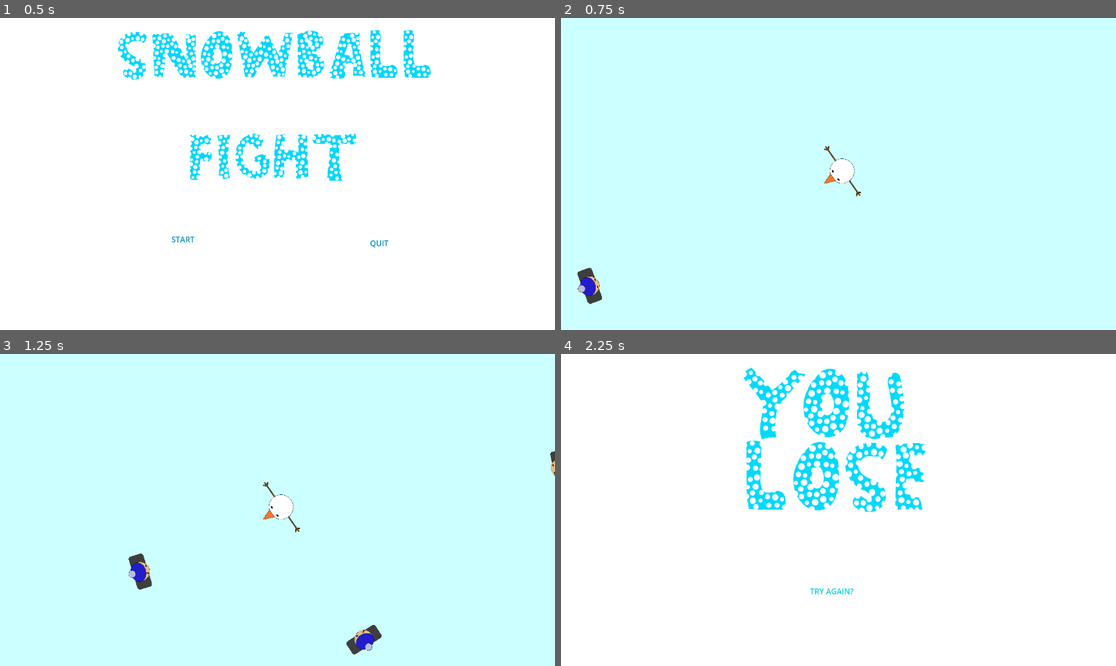
Above: before the commit, frames 1-4 (two rows, left to right).
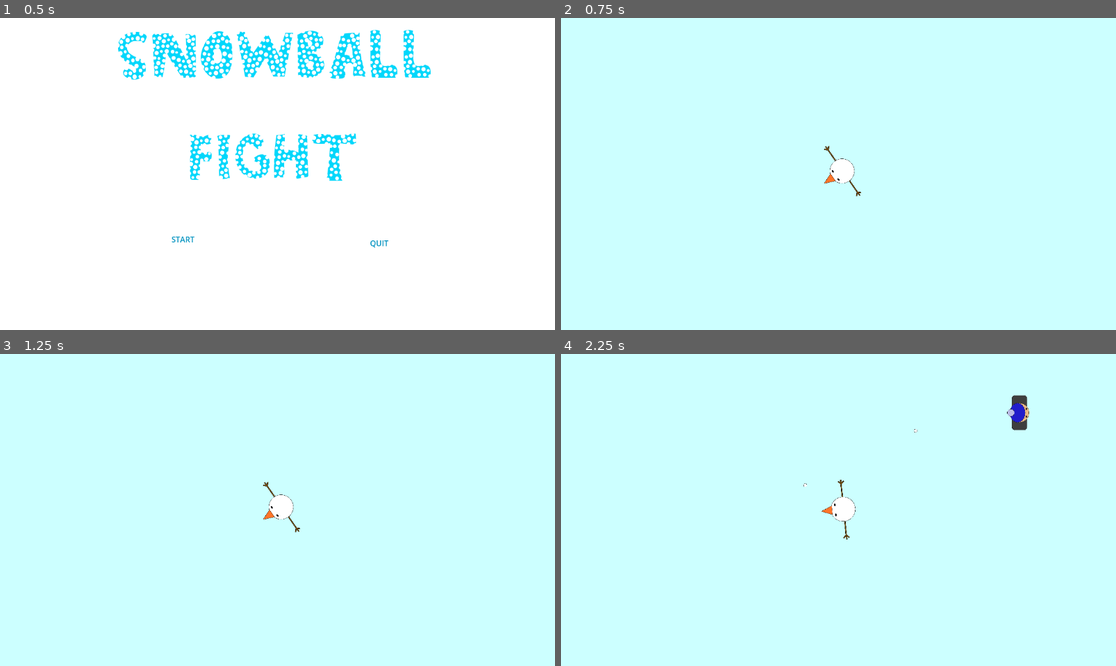
Above: after the commit, the same moments.

Repository: jesspancakes/topdownshooter
Game: Godot game, scene res://title_screen.tscn
Same seed, same stepped clock (60 frames per second), same inputs: the game is played once before the commit and once after it.
Inputs (mouse positions are in pixels of both pictures, inside the frame that each line leads up to):
- Up to frame 1 (0.5 s): no input
- Up to frame 2 (0.75 s): click "START" at 0.5 s
- Up to frame 3 (1.25 s): no input
- Up to frame 4 (2.25 s): move the mouse to (960, 494) at 1.27 s; hold Right (ui_right) 1.28-2.03 s; click (960, 494) at 1.35 s; move the mouse to (727, 525) at 2.02 s; hold Down (ui_down) from 2.03 s (still down); click (727, 525) at 2.1 s

Frame 1 is identical in both runs. In frame 2, 0.3% of the frame differs, in the area x 2-8%, y 79-92%; in frame 3, 0.7%; in frame 4, 99%, in the area x 0-100%, y 0-100%.

Commit message:
still fixing enemies...

Diff:
--- a/snowman2/Bullet.tscn
+++ b/snowman2/Bullet.tscn
@@ -1,5 +1,6 @@
-[gd_scene load_steps=3 format=3 uid="uid://dqx8btj3mblox"]
+[gd_scene load_steps=4 format=3 uid="uid://dqx8btj3mblox"]
 
+[ext_resource type="Script" path="res://bullet.gd" id="1_0uu8a"]
 [ext_resource type="Texture2D" uid="uid://djcbh6daksf8r" path="res://snowball2.png" id="1_a0l7j"]
 
 [sub_resource type="CircleShape2D" id="CircleShape2D_5pse7"]
@@ -9,6 +10,7 @@
 collision_layer = 6
 collision_mask = 6
 gravity_scale = 0.0
+script = ExtResource("1_0uu8a")
 
 [node name="CollisionShape2D" type="CollisionShape2D" parent="."]
 shape = SubResource("CircleShape2D_5pse7")
@@ -17,3 +19,5 @@
 position = Vector2(-3.57628e-07, -3.57628e-07)
 scale = Vector2(0.0777778, 0.0777778)
 texture = ExtResource("1_a0l7j")
+
+[connection signal="body_entered" from="." to="." method="_on_body_entered"]
--- a/snowman2/bullet.gd
+++ b/snowman2/bullet.gd
@@ -1,8 +1,12 @@
-extends CharacterBody2D
+extends RigidBody2D
 
 var speed = 300
 
 
-func _physics_process(delta):
 
-	var collision_info = move_and_collide(velocity.normalized() * delta * speed)
+
+
+func _on_body_entered(body: Node) -> void:
+	if body.alive:
+			body.die()
+			queue_free()
--- a/snowman2/enemy.tscn
+++ b/snowman2/enemy.tscn
@@ -1,6 +1,6 @@
 [gd_scene load_steps=6 format=3 uid="uid://bxamo37wsnbm7"]
 
-[ext_resource type="Script" path="res://enemy.gd" id="1_da0dm"]
+[ext_resource type="Script" path="res://enemy2.gd" id="1_5iitj"]
 [ext_resource type="Texture2D" uid="uid://nhac4aysysxx" path="res://enemy.png" id="2_f5k4y"]
 [ext_resource type="AudioStream" uid="uid://bcq8k0o7rdwb" path="res://snowballhit.wav" id="3_jx0pn"]
 
@@ -8,13 +8,13 @@
 size = Vector2(31, 71)
 
 [sub_resource type="CapsuleShape2D" id="CapsuleShape2D_tff1l"]
-radius = 32.0
+radius = 27.0
 height = 90.0
 
 [node name="Enemy" type="CharacterBody2D"]
-collision_layer = 3
-collision_mask = 3
-script = ExtResource("1_da0dm")
+collision_layer = 7
+collision_mask = 7
+script = ExtResource("1_5iitj")
 
 [node name="CollisionShape2D" type="CollisionShape2D" parent="."]
 position = Vector2(-7.5, 1.5)
--- /dev/null
+++ b/snowman2/enemy2.gd
@@ -0,0 +1,45 @@
+extends CharacterBody2D
+
+@onready var main = get_node("/root/World")
+@onready var player = get_node("/root/World/Player")
+
+
+signal hit_player
+
+var alive : bool
+var entered : bool
+var speed : int = 100
+var direction : Vector2
+
+func _ready():
+	var screen_rect = get_viewport_rect()
+	alive = true
+	entered = false
+	#pick a direction for the entrance
+	var dist = screen_rect.get_center() - position
+	#check if need to move horizontally or vertically
+	if abs(dist.x) > abs(dist.y):
+		#move horizontally
+		direction.x = dist.x
+		direction.y = 0
+	else:
+		#move vertically
+		direction.x = 0
+		direction.y = dist.y
+
+func _physics_process(_delta):
+	if alive:
+		direction = (player.position - position)
+		direction = direction.normalized()
+		velocity = direction * speed
+		move_and_slide()
+	else:
+		pass
+
+
+func die():
+	print("hello")
+	$Sprite2D.texture = preload("res://snowman2.png")
+	set_physics_process(false)
+	$CPUParticles2D.emitting = true
+	$AudioStreamPlayer2D.play()
--- /dev/null
+++ b/snowman2/enemy_spawner.gd
@@ -0,0 +1,17 @@
+extends Node2D
+
+@onready var world = get_node("/root/World")
+
+var enemy_scene := preload("res://enemy.tscn")
+var spawn_points := []
+
+func _ready():
+	for i in get_children():
+		if i is Marker2D:
+			spawn_points.append(i)
+
+func _on_timer_timeout() -> void:
+	var spawn = spawn_points[randi() % spawn_points.size()]
+	var enemy = enemy_scene.instantiate()
+	enemy.position = spawn.position
+	world.add_child(enemy)
--- /dev/null
+++ b/snowman2/enemy_spawner.tscn
@@ -0,0 +1,26 @@
+[gd_scene load_steps=2 format=3 uid="uid://dkovernmhu711"]
+
+[ext_resource type="Script" path="res://enemy_spawner.gd" id="1_axl8e"]
+
+[node name="EnemySpawner" type="Node2D"]
+script = ExtResource("1_axl8e")
+
+[node name="Marker2D" type="Marker2D" parent="."]
+position = Vector2(800, -144)
+
+[node name="Marker2D2" type="Marker2D" parent="."]
+position = Vector2(592, 552)
+
+[node name="Marker2D3" type="Marker2D" parent="."]
+position = Vector2(-552, 432)
+
+[node name="Marker2D4" type="Marker2D" parent="."]
+position = Vector2(-544, -376)
+
+[node name="Marker2D5" type="Marker2D" parent="."]
+position = Vector2(312, -632)
+
+[node name="Timer" type="Timer" parent="."]
+autostart = true
+
+[connection signal="timeout" from="Timer" to="." method="_on_timer_timeout"]
--- a/snowman2/world.tscn
+++ b/snowman2/world.tscn
@@ -3,7 +3,7 @@
 [ext_resource type="Script" path="res://world.gd" id="1_jxlf4"]
 [ext_resource type="PackedScene" uid="uid://2ghgmyrnmb6w" path="res://wall.tscn" id="1_lg3py"]
 [ext_resource type="PackedScene" uid="uid://y16sff748yh5" path="res://Player.tscn" id="2_xphvb"]
-[ext_resource type="PackedScene" uid="uid://bxamo37wsnbm7" path="res://enemy.tscn" id="4_x3yku"]
+[ext_resource type="PackedScene" uid="uid://dkovernmhu711" path="res://enemy_spawner.tscn" id="5_5hvr0"]
 [ext_resource type="AudioStream" uid="uid://dd7u7n8idl6pq" path="res://653157__mikewhite12__happy-winter-loop-music.mp3" id="5_admuu"]
 
 [sub_resource type="StandardMaterial3D" id="StandardMaterial3D_o2ijb"]
@@ -975,15 +975,8 @@
 [node name="Player" parent="." instance=ExtResource("2_xphvb")]
 position = Vector2(-24, -32)
 
-[node name="Enemy" parent="Player" instance=ExtResource("4_x3yku")]
-position = Vector2(-624, 280)
-
-[node name="Enemy2" parent="Player" instance=ExtResource("4_x3yku")]
-position = Vector2(392, 592)
-
-[node name="Enemy3" parent="Player" instance=ExtResource("4_x3yku")]
-position = Vector2(1304, -192)
-
 [node name="AudioStreamPlayer2D" type="AudioStreamPlayer2D" parent="."]
 stream = ExtResource("5_admuu")
 autoplay = true
+
+[node name="EnemySpawner" parent="." instance=ExtResource("5_5hvr0")]
